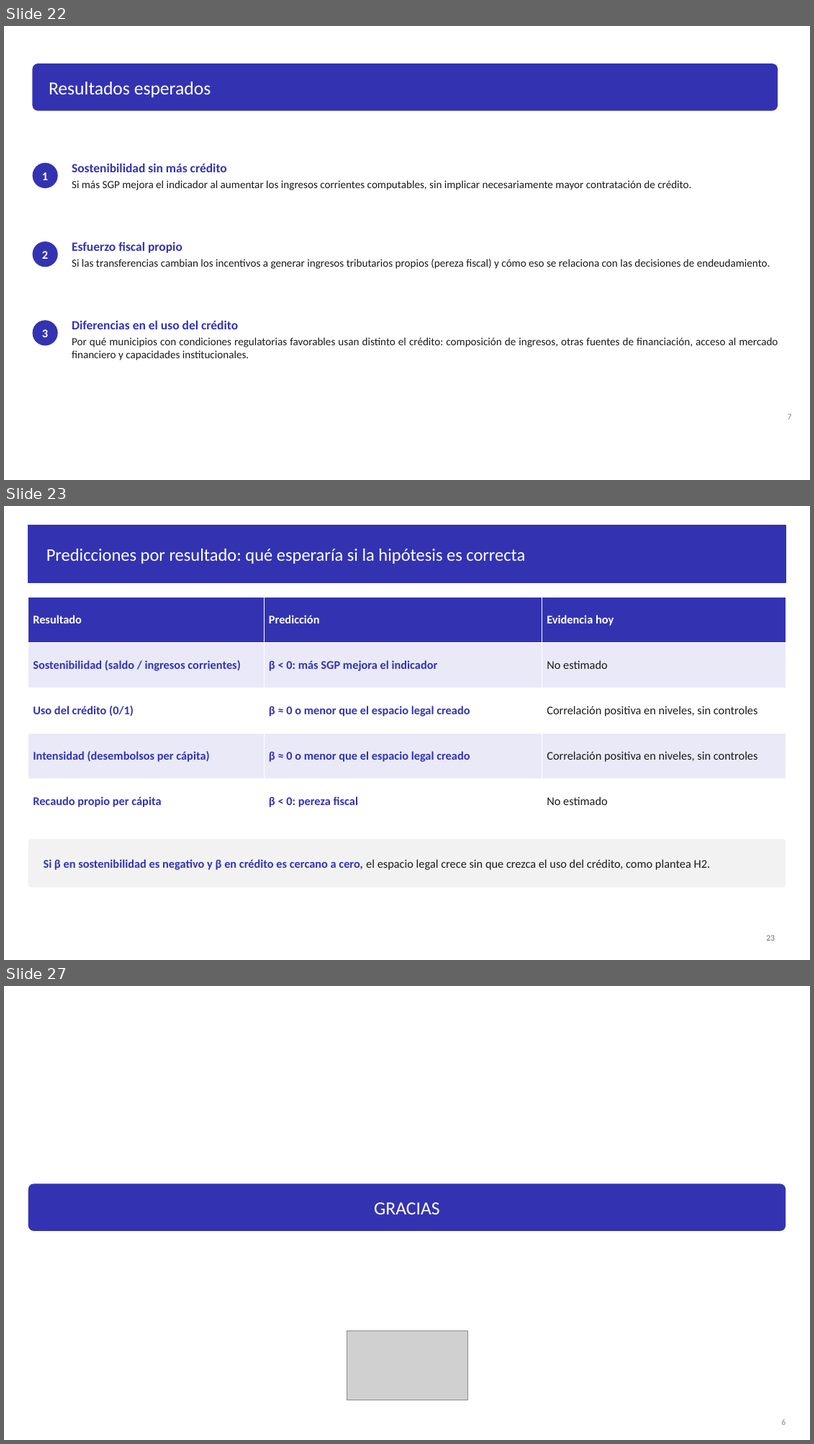
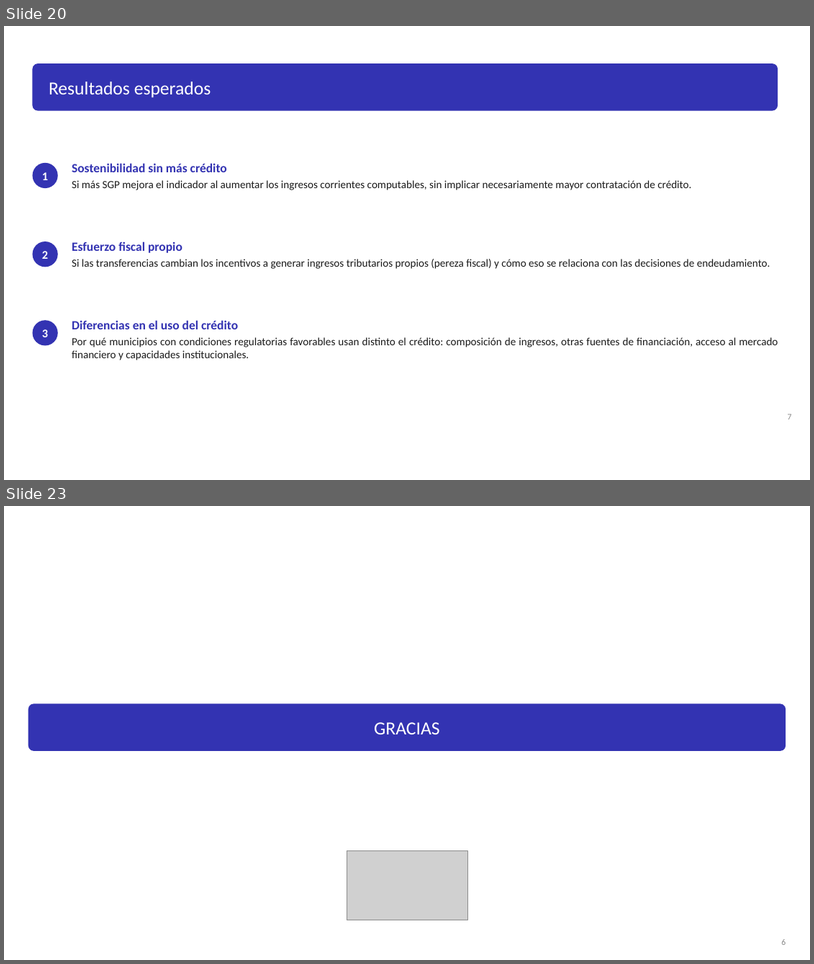
Before and after one commit to Laurarivera34/TESIS_MECA, a slide deck: docs/slides/profesores/Presentacion_LauraRivera_publico_general (1).pptx. Shown one above the other, each under a label of ours: slides 22, 23 and 27 before the commit, slides 20 and 23 after it; the slides between them are not shown. The pictures are 814x1444 and 814x964 pixels, drawn with LibreOffice and Linux fonts; fonts in the diff are those of the drawing; grey boxes stand for pictures. Boxes give left, top, right and bottom in pixels: in the first picture for what was removed or moved away, otherwise in the second. Text is boxed around its words. In the diff, an @@ line names an element or a change of style, - is before the commit and + after.

```diff
--- a/docs/slides/profesores/Presentacion_LauraRivera_publico_general (1).pptx
+++ b/docs/slides/profesores/Presentacion_LauraRivera_publico_general (1).pptx
@@ slide 23 removed at <box>4,506,810,960</box>, background #FFFFFF @@
@@ rectangle removed at <box>28,525,786,583</box> @@
@@ title removed at <box>46,548,525,564</box> @@
-Predicciones por resultado: qué esperaría si la hipótesis es correcta
@@ table removed at <box>28,597,786,824</box>, 5 rows, 3 columns @@
-Resultado | Predicción | Evidencia hoy
-Sostenibilidad (saldo / ingresos corrientes) | β < 0: más SGP mejora el indicador | No estimado
-Uso del crédito (0/1) | β ≈ 0 o menor que el espacio legal creado | Correlación positiva en niveles, sin controles
-Intensidad (desembolsos per cápita) | β ≈ 0 o menor que el espacio legal creado | Correlación positiva en niveles, sin controles
-Recaudo propio per cápita | β < 0: pereza fiscal | No estimado
@@ rounded rectangle removed at <box>28,839,786,887</box> @@
@@ text removed at <box>44,859,711,870</box> @@
-Si β en sostenibilidad es negativo y β en crédito es cercano a cero, el espacio legal crece sin que crezca el uso del crédito, como plantea H2.
@@ page number removed at <box>766,934,775,940</box> @@
-23
@@ what was slide 22 is now slide 20 @@
@@ what was slide 27 is now slide 23 @@
```
Also in this commit, not shown: 14 slides changed, 1 slide added, 4 other slides removed, 4 other files.
